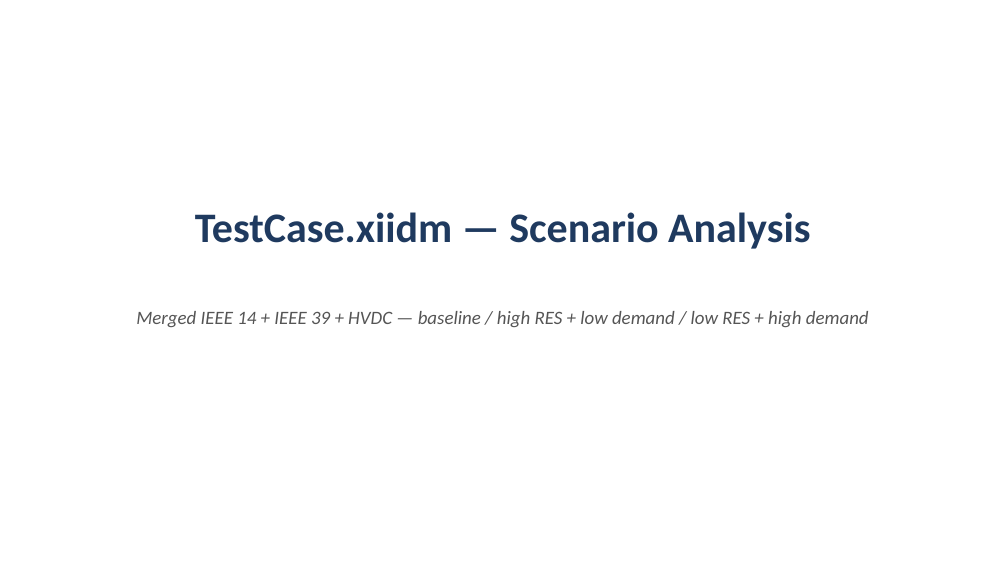
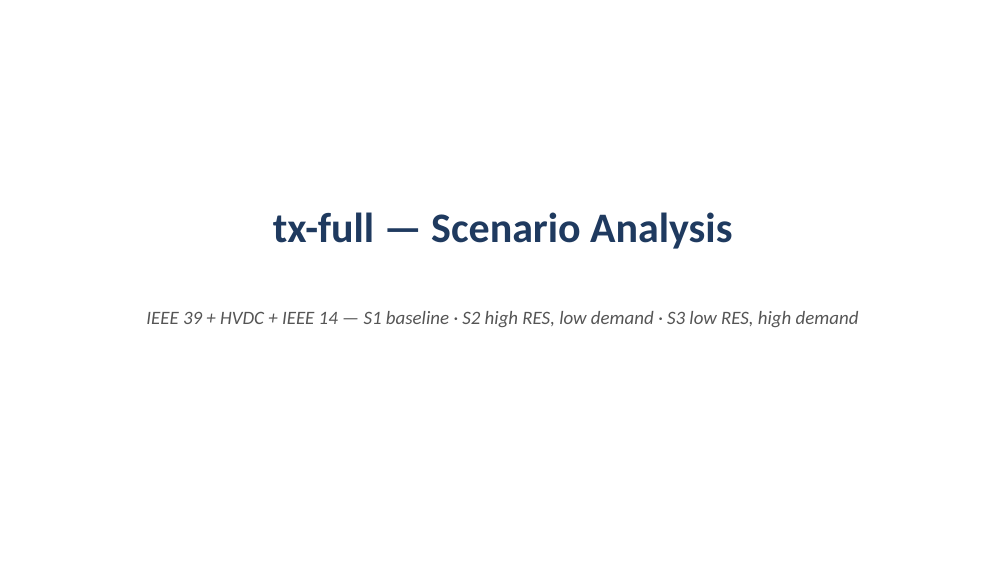
Before and after one commit to SuperGrid-Institute/hynet-t32-reference-test-case, a slide deck: slide 1 of docs/scenarios_presentation.pptx. Drawn at 1008x567 pixels with LibreOffice and Linux fonts; fonts in the diff are those of the drawing. Boxes give left, top, right and bottom in pixels: in the first picture for what was removed or moved away, otherwise in the second. Text is boxed around its words. In the diff, an @@ line names an element or a change of style, - is before the commit and + after.

Commit message:
docs(docs): align the scenario presentation with the shipped scenarios

```diff
--- a/docs/scenarios_presentation.pptx
+++ b/docs/scenarios_presentation.pptx
@@ text at [273, 212, 732, 249]: text changed @@
-TestCase.xiidm — Scenario Analysis
+tx-full — Scenario Analysis
@@ text at [146, 311, 859, 327]: text changed @@
-Merged IEEE 14 + IEEE 39 + HVDC — baseline / high RES + low demand / low RES + high demand
+IEEE 39 + HVDC + IEEE 14 — S1 baseline · S2 high RES, low demand · S3 low RES, high demand
```
Also in this commit, not shown: 4 other slides changed, 1 other file.
